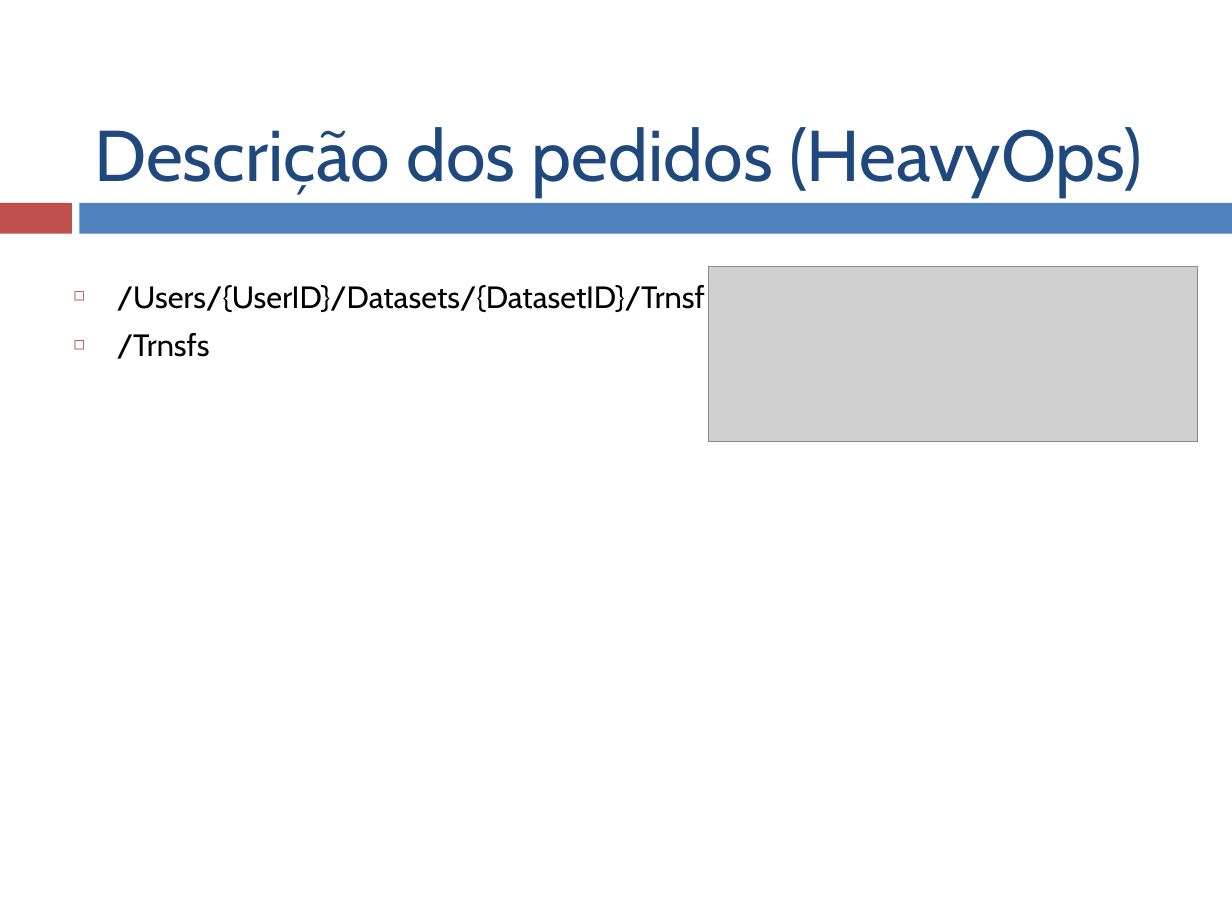
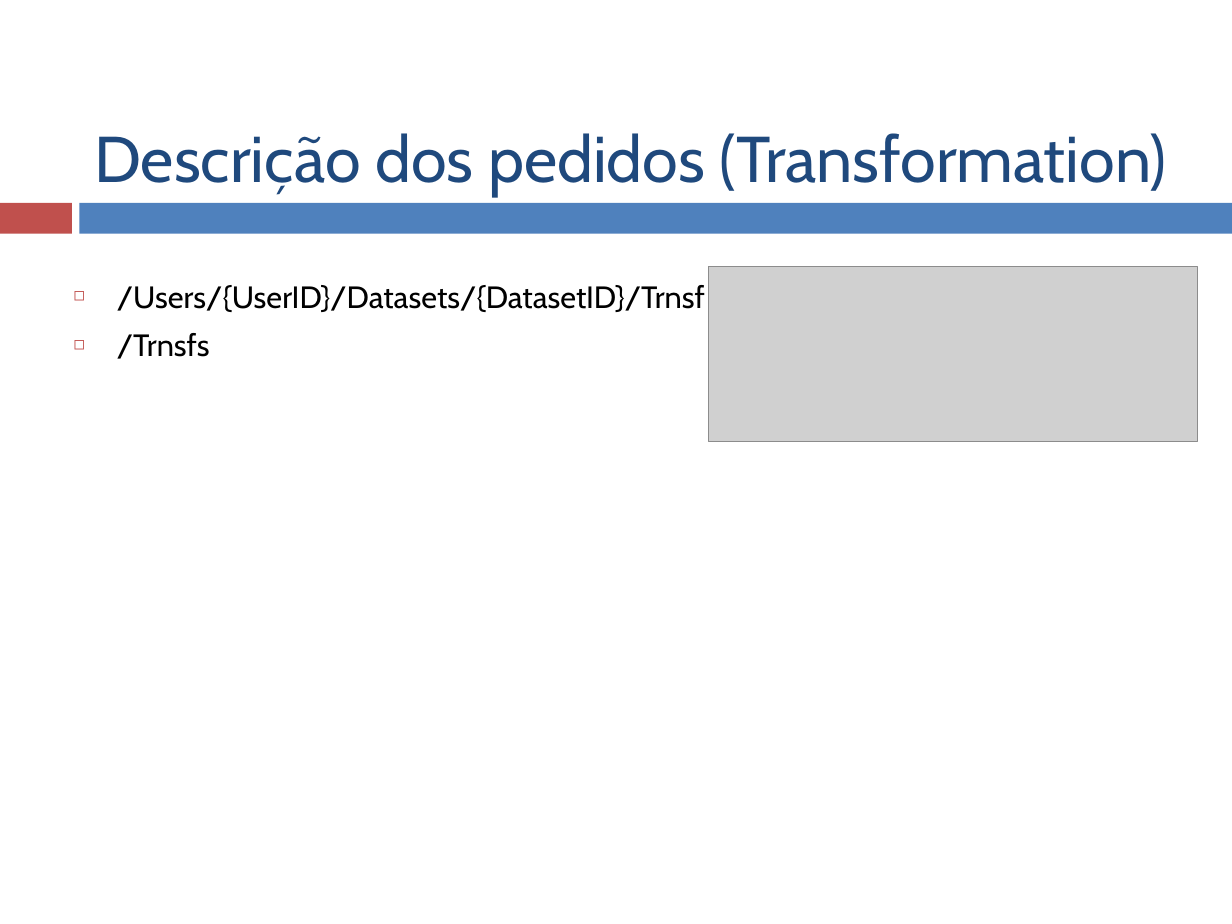
Before and after one commit to 1150285/NodeJs, a slide deck: slide 10 of documents/T1_Restify.pptx. Drawn at 1232x924 pixels with LibreOffice and Linux fonts; fonts in the diff are those of the drawing; grey boxes stand for pictures. Boxes give left, top, right and bottom in pixels: in the first picture for what was removed or moved away, otherwise in the second. Text is boxed around its words. In the diff, an @@ line names an element or a change of style, - is before the commit and + after.

```diff
--- a/documents/T1_Restify.pptx
+++ b/documents/T1_Restify.pptx
@@ title at box(94, 133, 1167, 197): text changed; size 42 to 37.8 pt @@
-Descrição dos pedidos (HeavyOps)
+Descrição dos pedidos (Transformation)
```
Also in this commit, not shown: 6 other slides changed.
